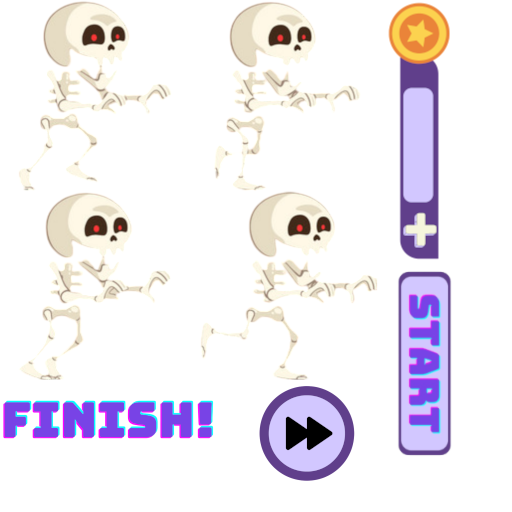
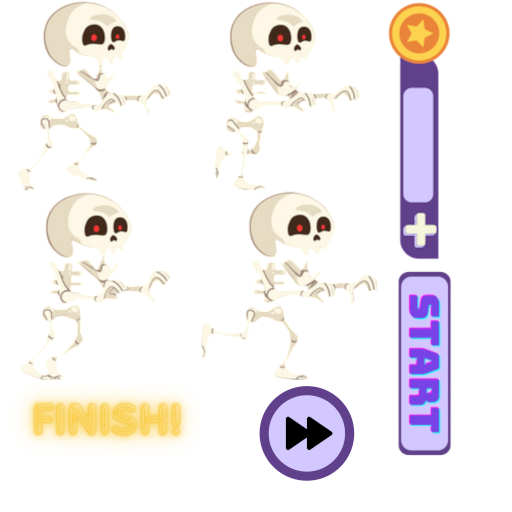
Layers edited between the first and the second w=512, h=512 image:
added layer "Journey to the Diamond (4).png" above "Bridge_of_Jewels__16_-removebg-preview.png" over [7, 382, 206, 457]
hid "Bridge of Jewels (3)-Photoroom.png" over [3, 400, 214, 439]
